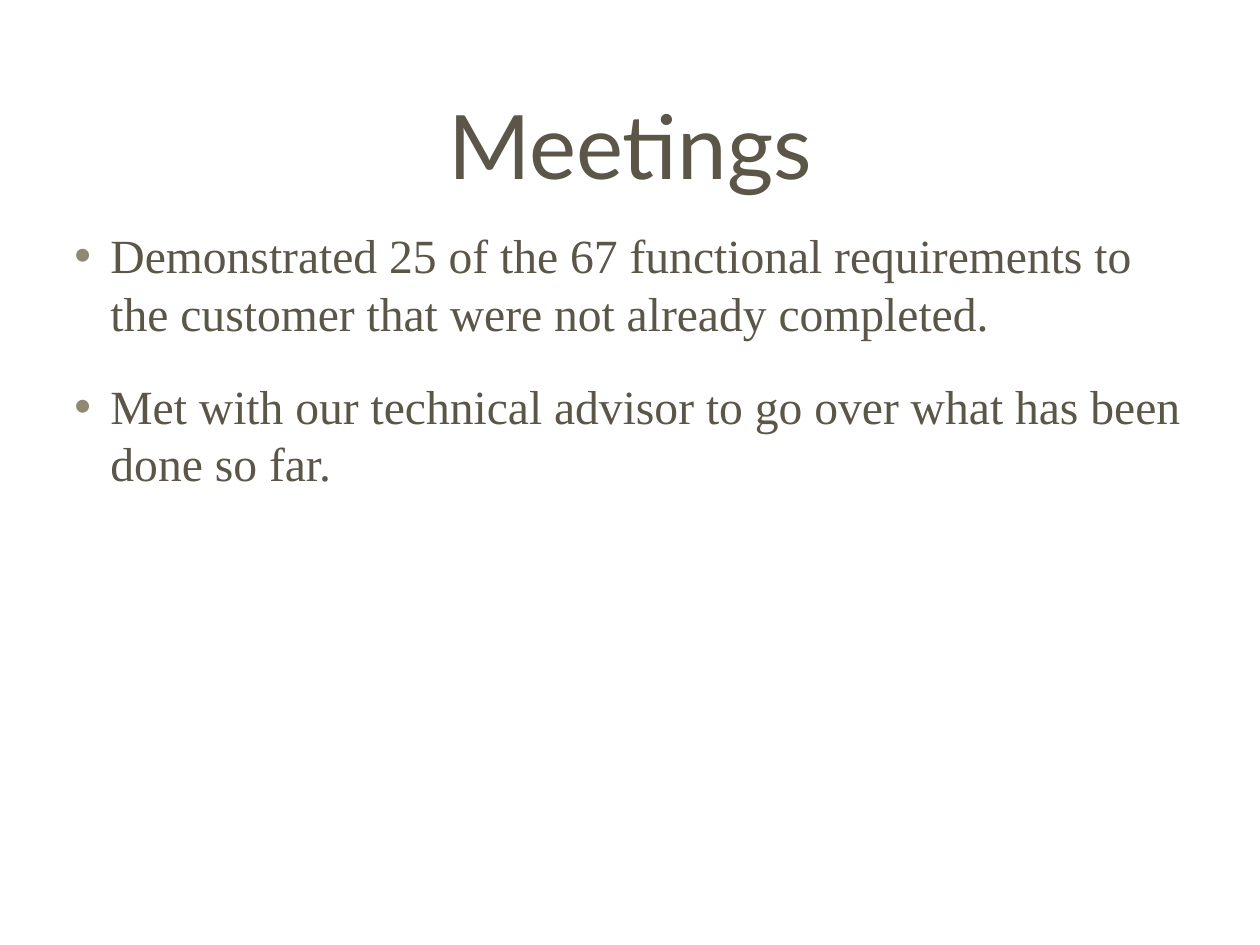
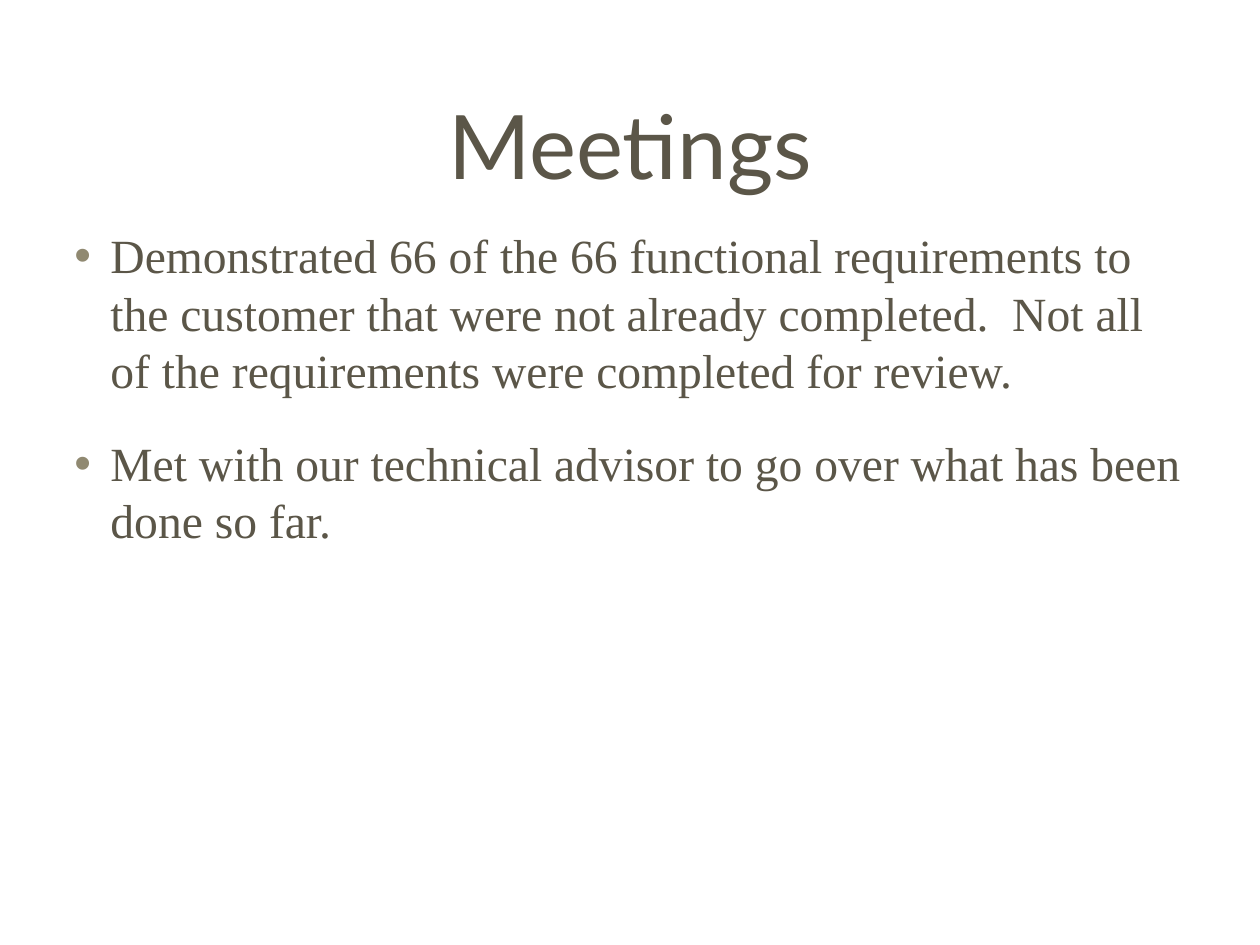
Before and after one commit to Letractively/company-management-system, a slide deck: slide 5 of src/Docs/Milestone04.ppt. Drawn at 1260x945 pixels with LibreOffice and Linux fonts; fonts in the diff are those of the drawing; background and template pictures are left out. Boxes give left, top, right and bottom in pixels: in the first picture for what was removed or moved away, otherwise in the second. Text is boxed around its words. In the diff, an @@ line names an element or a change of style, - is before the commit and + after.

```diff
--- a/src/Docs/Milestone04.ppt
+++ b/src/Docs/Milestone04.ppt
@@ text at [110, 239, 1143, 398]: text changed @@
-• Demonstrated 25 of the 67 functional requirements to the customer that were not already completed.
+• Demonstrated 66 of the 66 functional requirements to the customer that were not already completed. Not all of the requirements were completed for review.
```
Also in this commit, not shown: 3 other slides changed.
